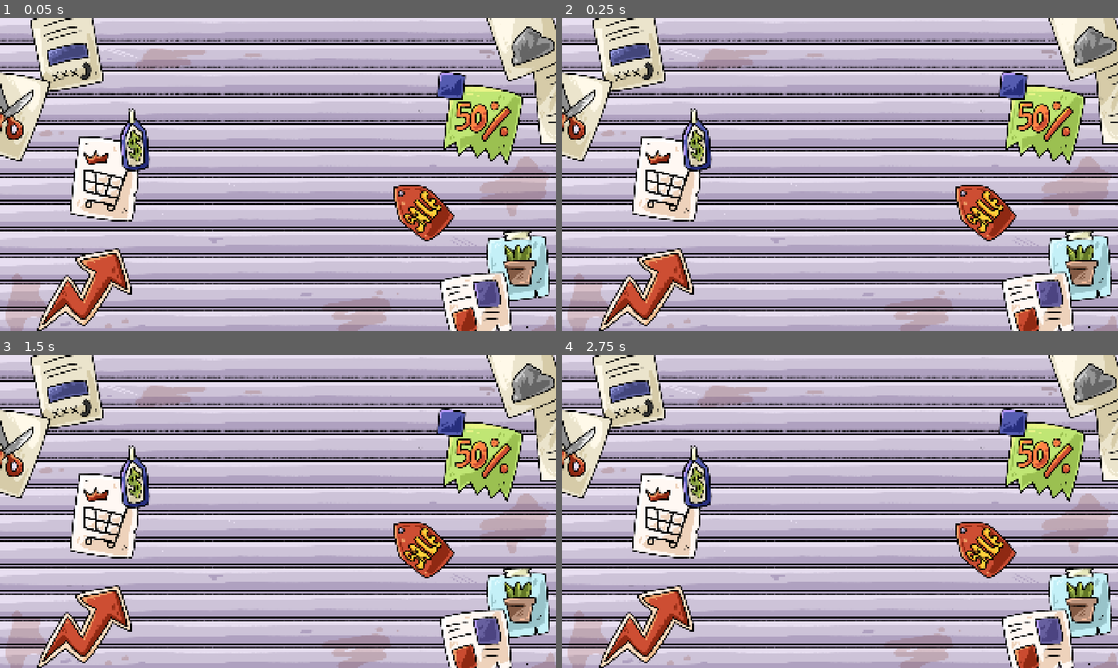
Above: before the commit, frames 1-4 (two rows, left to right).
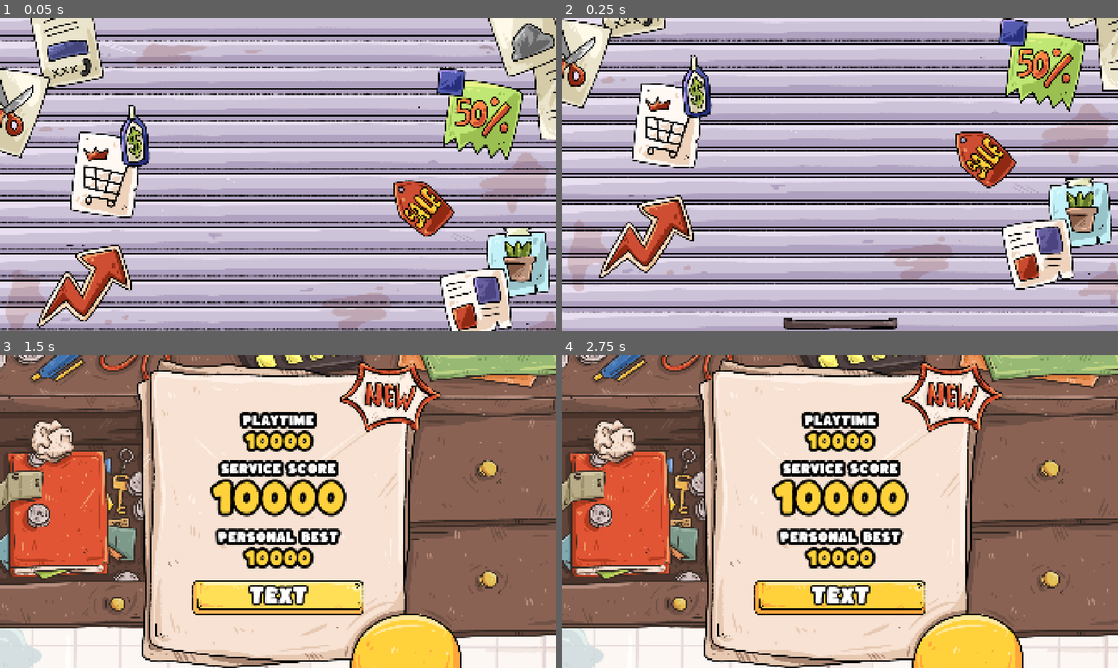
Above: after the commit, the same moments.

Repository: jessicaryan19/retail-rumble
Game: Godot game, scene res://game/game_over.tscn
Two runs of this game, one before a commit and one after it. Both use one fixed random seed, a clock stepped at 60 frames per second and the inputs below. This scene is started directly instead of the project's main scene. Sound files missing from this copy of the repository are replaced by a short silence.
Inputs (mouse positions are in pixels of both pictures, inside the frame that each line leads up to):
- Up to frame 1 (0.05 s): no input
- Up to frame 2 (0.25 s): no input
- Up to frame 3 (1.5 s): move the mouse to (400, 495) at 0.52 s; hold D (move_right) 0.53-1.25 s; tap K (equip_paper) at 0.6 s; click (400, 495) at 0.67 s; click (278, 596) at 1.25 s, where only the run after the commit has a clickable "TEXT"
- Up to frame 4 (2.75 s): move the mouse to (728, 527) at 2.02 s; hold S (move_down) from 2.03 s (still down); tap J (equip_rock) at 2.1 s; click (728, 527) at 2.17 s

The runs differ from the first frame. In frame 1, 51% of the frame differs, in the area x 0-100%, y 0-100%; in frame 2, 39%; in frame 3, 98%; in frame 4, 98%.
Error in both runs: Invalid access to property or key 'score' on a base object of type 'Nil'. (res://game/game_over.gd:16)

Commit message:
feat: new score display

Diff:
--- /dev/null
+++ b/animation/beating_item.gd
@@ -0,0 +1,3 @@
+extends TextureRect
+
+@onready var animation_player = $AnimationPlayer
--- a/cutscene/cutscene.gd
+++ b/cutscene/cutscene.gd
@@ -28,7 +28,6 @@
 		return
 
 	narration.text = narration_list[index]
-
 
 	current_item = index
 	var item = beating_items[index]
--- a/game/game_over.gd
+++ b/game/game_over.gd
@@ -3,30 +3,33 @@
 @onready var back_button = $VBoxContainer/ButtonMenu
 @onready var score = $VBoxContainer/Score/Point
 @onready var high_score = $VBoxContainer/HighScore/Point
-@onready var vbox= $VBoxContainer
+@onready var time = $VBoxContainer/Time/Point
+@onready var new_score_notice = $NewScore
+@onready var rolling_door_bg = $RollingDoorBG
 
-@onready var score_manager: Node
-@onready var stopwatch_manager: Node
+var score_manager
+var stopwatch_manager
 
 func _ready() -> void:
-	back_button.disabled = true
-	back_button.set_text("back")
+	rolling_door_bg.roll_up()
 
-	vbox.modulate.a = 0.0
 	score.text = str(score_manager.score)
 	high_score.text = str(score_manager.high_score)
+	time.text = str(stopwatch_manager.stopwatch_label.text)
 
-	var tween := create_tween()
-	await tween.tween_property(vbox, "modulate:a", 1.0, 0.5).finished
+	back_button.set_text("Back")
+	back_button.pressed.connect(_on_back_to_menu)
 	back_button.disabled = false
-	back_button.pressed.connect(_on_back_to_menu)
+
+	if int(score.text) == int(high_score.text):
+		new_score_notice.visible = true
+		new_score_notice.animation_player.play("beating")
+	else:
+		new_score_notice.visible = false
 
 func _on_back_to_menu() -> void:
 	back_button.disabled = true
-	var tween := create_tween()
-	await tween.tween_property(vbox, "modulate:a", 0.0, 0.5).finished
-
-	SceneManager.change_scene("res://game/game.tscn", {
+	SceneManager.change_scene("res://menu/main_menu.tscn", {
 				"pattern": "squares",
 				"speed": 2.5,
 				"invert_on_leave": true,
--- a/game/game_over.tscn
+++ b/game/game_over.tscn
@@ -1,9 +1,13 @@
-[gd_scene load_steps=8 format=3 uid="uid://cj87aexkj3nox"]
+[gd_scene load_steps=12 format=3 uid="uid://cj87aexkj3nox"]
 
 [ext_resource type="PackedScene" uid="uid://8eqx36gbs540" path="res://menu/rolling_door_bg.tscn" id="1_cw3on"]
 [ext_resource type="Script" uid="uid://2agunwvr1ydx" path="res://game/game_over.gd" id="1_mxcey"]
+[ext_resource type="Texture2D" uid="uid://dkpft2t6gjk61" path="res://assets/ui/game_over_bg.png" id="2_ahoid"]
 [ext_resource type="FontFile" uid="uid://bet3oe08d83oe" path="res://assets/font/Kaph-Regular.ttf" id="2_mxcey"]
 [ext_resource type="PackedScene" uid="uid://crsc23np72w83" path="res://ui/button_menu.tscn" id="3_4w48o"]
+[ext_resource type="PackedScene" uid="uid://ehvsgplifmn" path="res://animation/beating_item.tscn" id="5_ahoid"]
+[ext_resource type="Texture2D" uid="uid://b46aygxpmrb1x" path="res://assets/ui/new.png" id="6_ncdyg"]
+[ext_resource type="Script" uid="uid://bqi7gf6psu5bg" path="res://animation/beating_item.gd" id="7_ny4d7"]
 
 [sub_resource type="LabelSettings" id="LabelSettings_ahoid"]
 font = ExtResource("2_mxcey")
@@ -11,16 +15,17 @@
 outline_size = 40
 outline_color = Color(0, 0, 0, 1)
 
-[sub_resource type="LabelSettings" id="LabelSettings_ncdyg"]
+[sub_resource type="LabelSettings" id="LabelSettings_ny4d7"]
 font = ExtResource("2_mxcey")
-font_size = 200
+font_size = 60
 font_color = Color(1, 0.823529, 0.235294, 1)
 outline_size = 40
 outline_color = Color(0, 0, 0, 1)
 
-[sub_resource type="LabelSettings" id="LabelSettings_ny4d7"]
+[sub_resource type="LabelSettings" id="LabelSettings_ncdyg"]
 font = ExtResource("2_mxcey")
-font_size = 100
+font_size = 120
+font_color = Color(1, 0.823529, 0.235294, 1)
 outline_size = 40
 outline_color = Color(0, 0, 0, 1)
 
@@ -33,7 +38,12 @@
 grow_vertical = 2
 script = ExtResource("1_mxcey")
 
-[node name="RollingDoorBG" parent="." instance=ExtResource("1_cw3on")]
+[node name="Background" type="TextureRect" parent="."]
+layout_mode = 0
+offset_left = -64.0
+offset_right = 1920.0
+offset_bottom = 1116.0
+texture = ExtResource("2_ahoid")
 
 [node name="VBoxContainer" type="VBoxContainer" parent="."]
 layout_mode = 1
@@ -41,18 +51,37 @@
 anchor_top = 0.5
 anchor_right = 1.0
 anchor_bottom = 0.5
-offset_top = -83.5
-offset_bottom = 83.5
+offset_top = -335.0
+offset_bottom = 359.0
 grow_horizontal = 2
 grow_vertical = 2
-theme_override_constants/separation = 60
+theme_override_constants/separation = 40
+
+[node name="Time" type="VBoxContainer" parent="VBoxContainer"]
+layout_mode = 2
+theme_override_constants/separation = 10
+
+[node name="Label" type="Label" parent="VBoxContainer/Time"]
+layout_mode = 2
+text = "playtime"
+label_settings = SubResource("LabelSettings_ahoid")
+horizontal_alignment = 1
+vertical_alignment = 1
+
+[node name="Point" type="Label" parent="VBoxContainer/Time"]
+layout_mode = 2
+text = "10000"
+label_settings = SubResource("LabelSettings_ny4d7")
+horizontal_alignment = 1
+vertical_alignment = 1
 
 [node name="Score" type="VBoxContainer" parent="VBoxContainer"]
 layout_mode = 2
+theme_override_constants/separation = 10
 
 [node name="Label" type="Label" parent="VBoxContainer/Score"]
 layout_mode = 2
-text = "customer service score"
+text = "service score"
 label_settings = SubResource("LabelSettings_ahoid")
 horizontal_alignment = 1
 vertical_alignment = 1
@@ -66,17 +95,18 @@
 
 [node name="HighScore" type="VBoxContainer" parent="VBoxContainer"]
 layout_mode = 2
+theme_override_constants/separation = 10
 
 [node name="Label" type="Label" parent="VBoxContainer/HighScore"]
 layout_mode = 2
-text = "your high score"
+text = "personal best"
 label_settings = SubResource("LabelSettings_ahoid")
 horizontal_alignment = 1
 vertical_alignment = 1
 
 [node name="Point" type="Label" parent="VBoxContainer/HighScore"]
 layout_mode = 2
-text = "1000"
+text = "10000"
 label_settings = SubResource("LabelSettings_ny4d7")
 horizontal_alignment = 1
 vertical_alignment = 1
@@ -84,3 +114,15 @@
 [node name="ButtonMenu" parent="VBoxContainer" instance=ExtResource("3_4w48o")]
 layout_mode = 2
 stretch_mode = 3
+
+[node name="NewScore" parent="." instance=ExtResource("5_ahoid")]
+layout_mode = 0
+offset_left = 1171.0
+offset_top = 19.0
+offset_right = 1521.0
+offset_bottom = 269.0
+pivot_offset = Vector2(174, 132)
+texture = ExtResource("6_ncdyg")
+script = ExtResource("7_ny4d7")
+
+[node name="RollingDoorBG" parent="." instance=ExtResource("1_cw3on")]
--- a/game/score_manager.gd
+++ b/game/score_manager.gd
@@ -58,7 +58,6 @@
 		var data = { "high_score": score }
 		file.store_string(JSON.stringify(data))
 		file.close()
-	load_high_score()
 
 func load_high_score():
 	if not FileAccess.file_exists(SAVE_PATH):
--- a/player/player.gd
+++ b/player/player.gd
@@ -299,6 +299,7 @@
 	print("die")
 	state = PlayerState.DIE
 	score_manager.save_high_score()
+	score_manager.load_high_score()
 
 func _on_pose_timer_timeout() -> void:
 	if state == PlayerState.DIE: return
--- a/ui/player_die_ui.gd
+++ b/ui/player_die_ui.gd
@@ -26,9 +26,8 @@
 
 func _ready() -> void:
 	self.mouse_filter = Control.MOUSE_FILTER_STOP
-	score_manager = get_tree().get_current_scene()
-	print("skor menejer", score_manager)
-	stopwatch_manager = get_tree()
+	score_manager = get_parent().get_parent().get_node("ScoreManager")
+	stopwatch_manager = get_parent().get_parent().get_node("StopwatchManager")
 
 func _input(event: InputEvent) -> void:
 	if player.state == player.PlayerState.DIE:
@@ -40,7 +39,7 @@
 	var next_scene = load("res://game/game_over.tscn").instantiate()
 	next_scene.score_manager = score_manager
 	next_scene.stopwatch_manager = stopwatch_manager
-	print("continue", score_manager, stopwatch_manager)
+
 	get_tree().get_current_scene().queue_free()
 	get_tree().root.add_child(next_scene)
 	get_tree().set_current_scene(next_scene)
Not shown, added: animation/beating_item.gd.uid
Binary file added: assets/ui/game_over_bg.png
Not shown, added: assets/ui/game_over_bg.png.import
Binary file added: assets/ui/new.png
Not shown, added: assets/ui/new.png.import
Not shown: 1 places in game/game.tscn that only renumber resources
